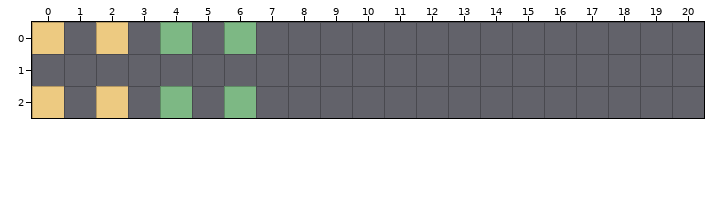
Level history. Tiled map: assets/tiledMaps/map2/rules/reset/4.tmx. Above, as it was before the edit.
Cells are 16x16 px. Shown: x 0..20, y 0..2.
The result:
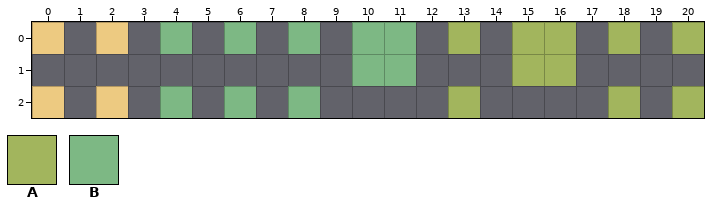
Key: from "Tileset": A 202, B 286.
_ is an empty cell.
Change:
Layer "output_Biom3":
The edit adds tile A in row 0 at x 13, 15 to 16, 18 and 20; in row 1 at x 15 to 16; in row 2 at x 13, 18 and 20.
The edit adds tile B in row 0 at x 8 and 10 to 11; in row 1 at x 10 to 11; in row 2 at x 8.
